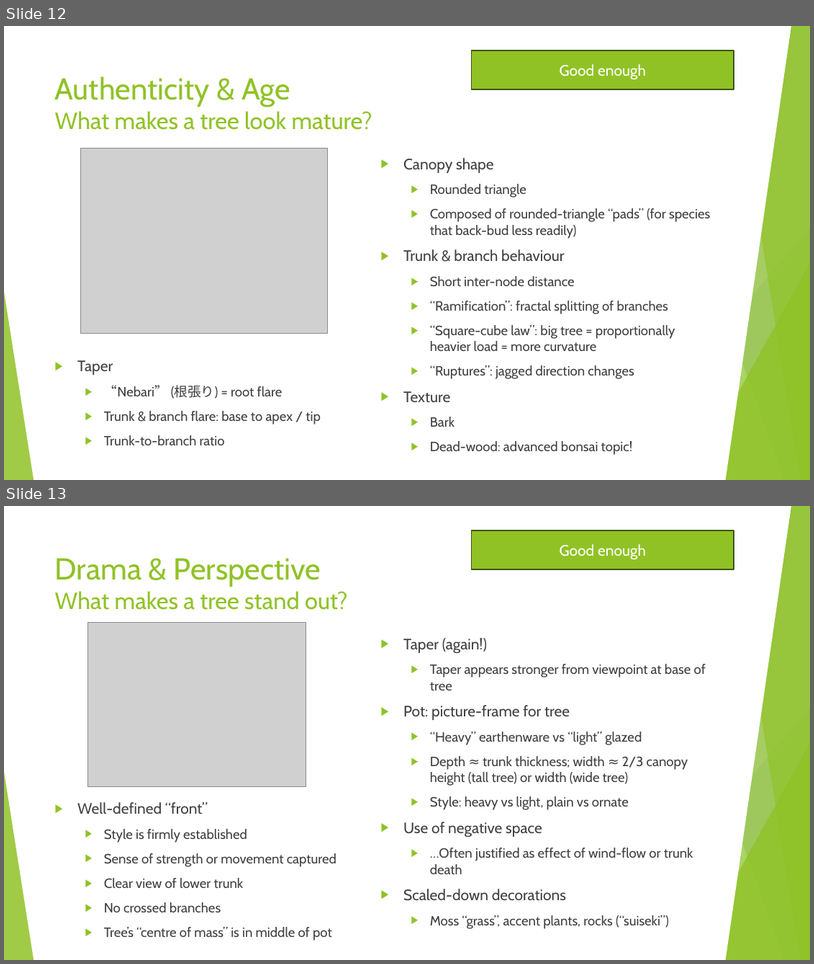
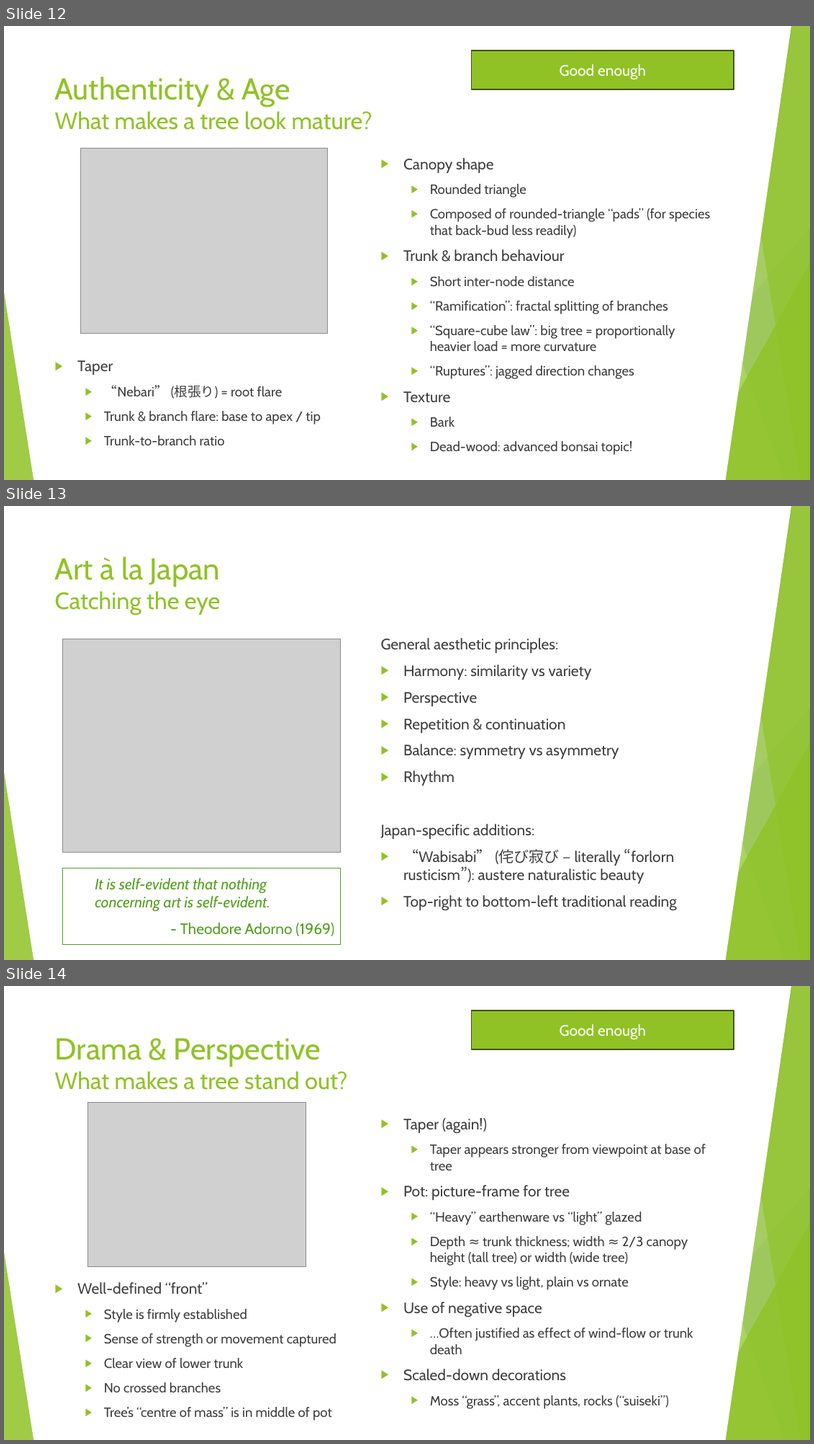
Before and after one commit to AlexLabram/Bonsai, a slide deck: Courseware/Bonsai On A Budget (running).pptx. Shown one above the other, each under a label of ours: slides 12 and 13 before the commit, slides 12, 13 and 14 after it. The pictures are 814x964 and 814x1444 pixels, drawn with LibreOffice and Linux fonts; fonts in the diff are those of the drawing; grey boxes stand for pictures. Boxes give left, top, right and bottom in pixels: in the first picture for what was removed or moved away, otherwise in the second. Text is boxed around its words. In the diff, an @@ line names an element or a change of style, - is before the commit and + after.

Commit message:
Added "Art principles" slide (replaces wabi-sabi stub)

```diff
--- a/Courseware/Bonsai On A Budget (running).pptx
+++ b/Courseware/Bonsai On A Budget (running).pptx
@@ slide 13 added at (4,506,810,960), background #FFFFFF; not listed: 10 template elements that a slide beside it also shows @@
@@ parallelogram added at (456,506,791,960), fill #FFFFFF, outline #FFFFFF 1.5 pt @@
@@ title added at (55,556,220,615), 28 pt, text #90C226 @@
+Art à la Japan
+Catching the eye
@@ picture added at (63,639,341,852) @@
@@ text added at (381,638,677,911), 18 pt, text #404040 @@
+General aesthetic principles:
+▶ Harmony: similarity vs variety
+▶ Perspective
+▶ Repetition & continuation
+▶ Balance: symmetry vs asymmetry
+▶ Rhythm
+Japan-specific additions:
+▶ “Wabisabi” (侘び寂び – literally “forlorn rusticism”): austere naturalistic beauty
+▶ Top-right to bottom-left traditional reading
@@ rectangle added at (63,867,341,944), outline #54A021 0.75 pt, 18 pt, text #54A021, italic @@
+  It is self-evident that nothing concerning art is self-evident.
+- Theodore Adorno (1969)
@@ what was slide 13 is now slide 14 @@
```
Also in this commit, not shown: 1 slide changed, 1 slide removed, 1 other file.
